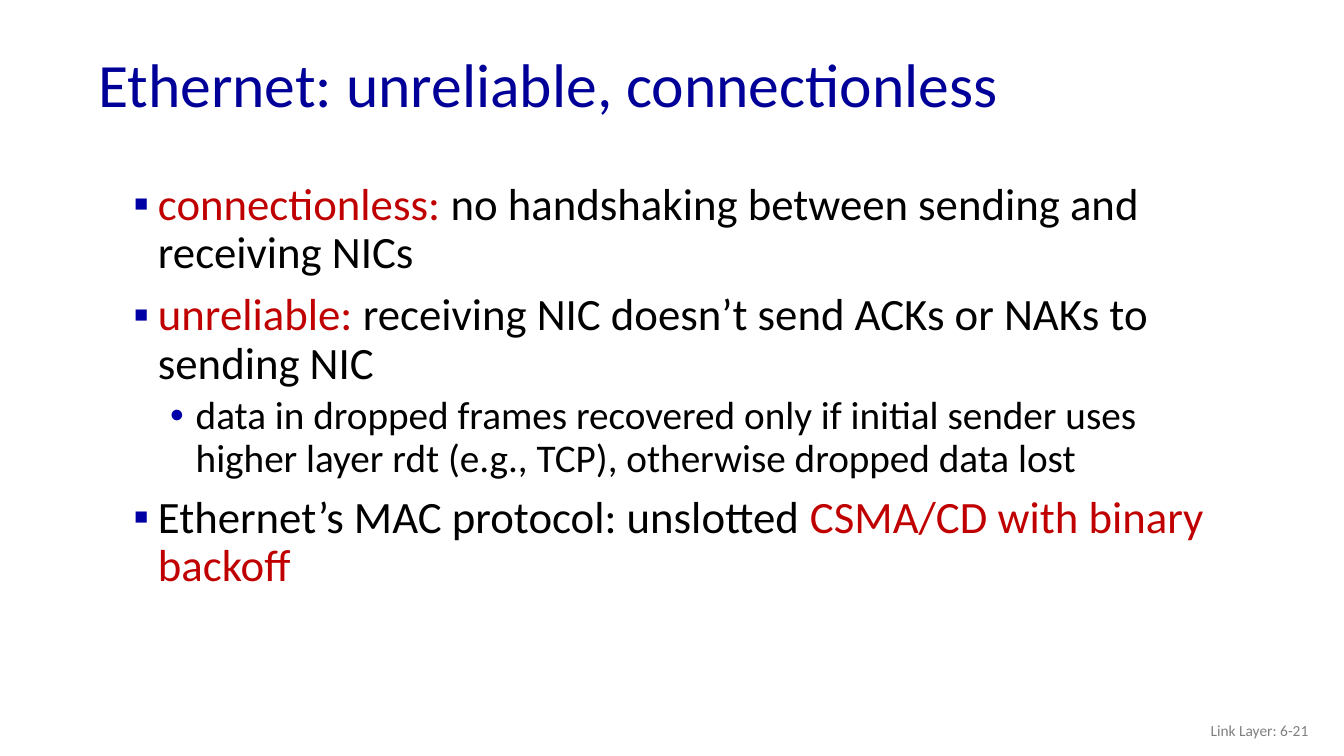
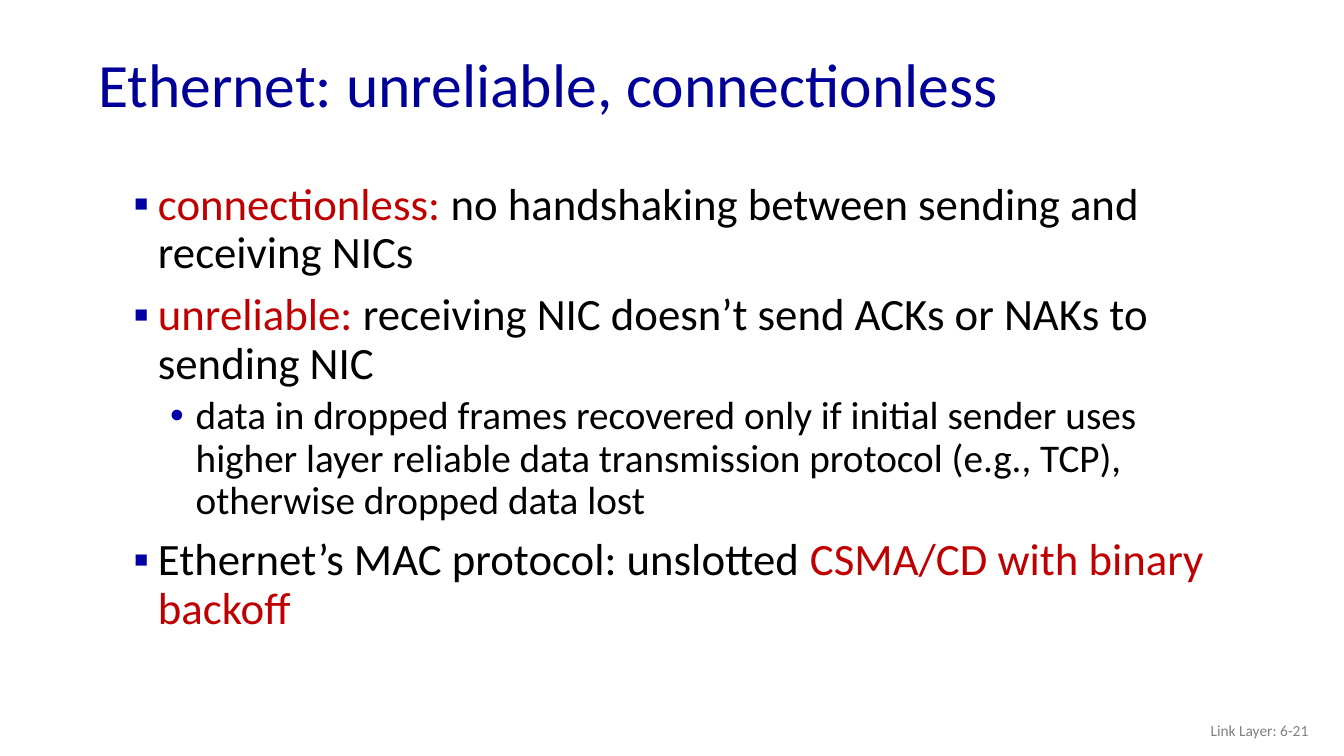
Before and after one commit to guhofstra/CSC175, a slide deck: slide 21 of PPTs/6.4 Switched Local Area Networks.pptx. Drawn at 1344x756 pixels with LibreOffice and Linux fonts; fonts in the diff are those of the drawing. Boxes give left, top, right and bottom in pixels: in the first picture for what was removed or moved away, otherwise in the second. Text is boxed around its words. In the diff, an @@ line names an element or a change of style, - is before the commit and + after.

```diff
--- a/PPTs/6.4 Switched Local Area Networks.pptx
+++ b/PPTs/6.4 Switched Local Area Networks.pptx
@@ text at (196, 401, 1136, 521): text changed @@
-  • data in dropped frames recovered only if initial sender uses higher layer rdt (e.g., TCP), otherwise dropped data lost
+  • data in dropped frames recovered only if initial sender uses higher layer reliable data transmission protocol (e.g., TCP), otherwise dropped data lost
```
Also in this commit, not shown: 4 other slides changed, 3 slides removed, 31 other files.
